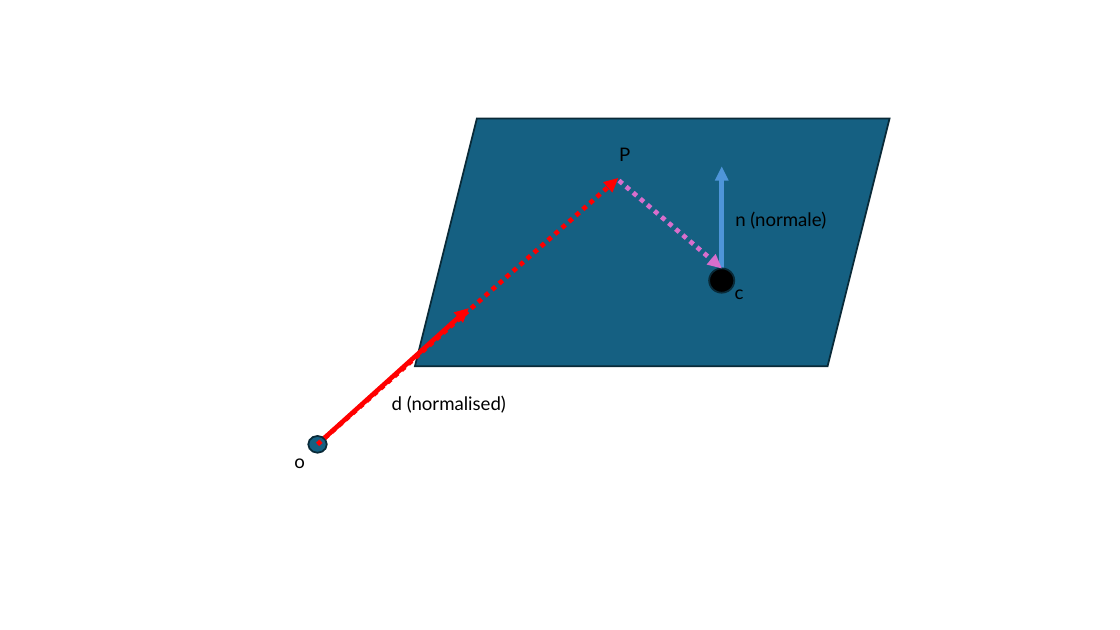
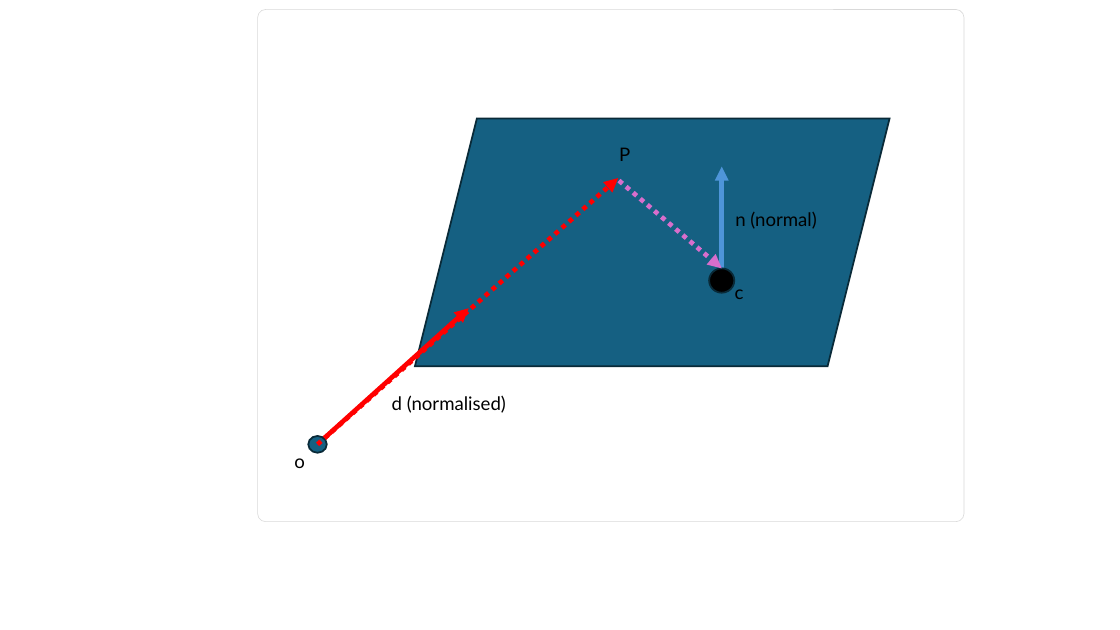
Before and after one commit to glassworks/course-raytracer-en, a slide deck: slide 17 of src/diagrams.pptx. Drawn at 1120x630 pixels with LibreOffice and Linux fonts; fonts in the diff are those of the drawing. Boxes give left, top, right and bottom in pixels: in the first picture for what was removed or moved away, otherwise in the second. Text is boxed around its words. In the diff, an @@ line names an element or a change of style, - is before the commit and + after.

```diff
--- a/src/diagrams.pptx
+++ b/src/diagrams.pptx
@@ rounded rectangle added at box(258, 9, 965, 522), fill #FFFFFF, outline #D9D9D9 0.5 pt @@
@@ text at box(735, 212, 816, 229): text changed @@
-n (normale)
+n (normal)
```
Also in this commit, not shown: 14 other slides changed, 1 slide added, 1 slide removed, 27 other files.
